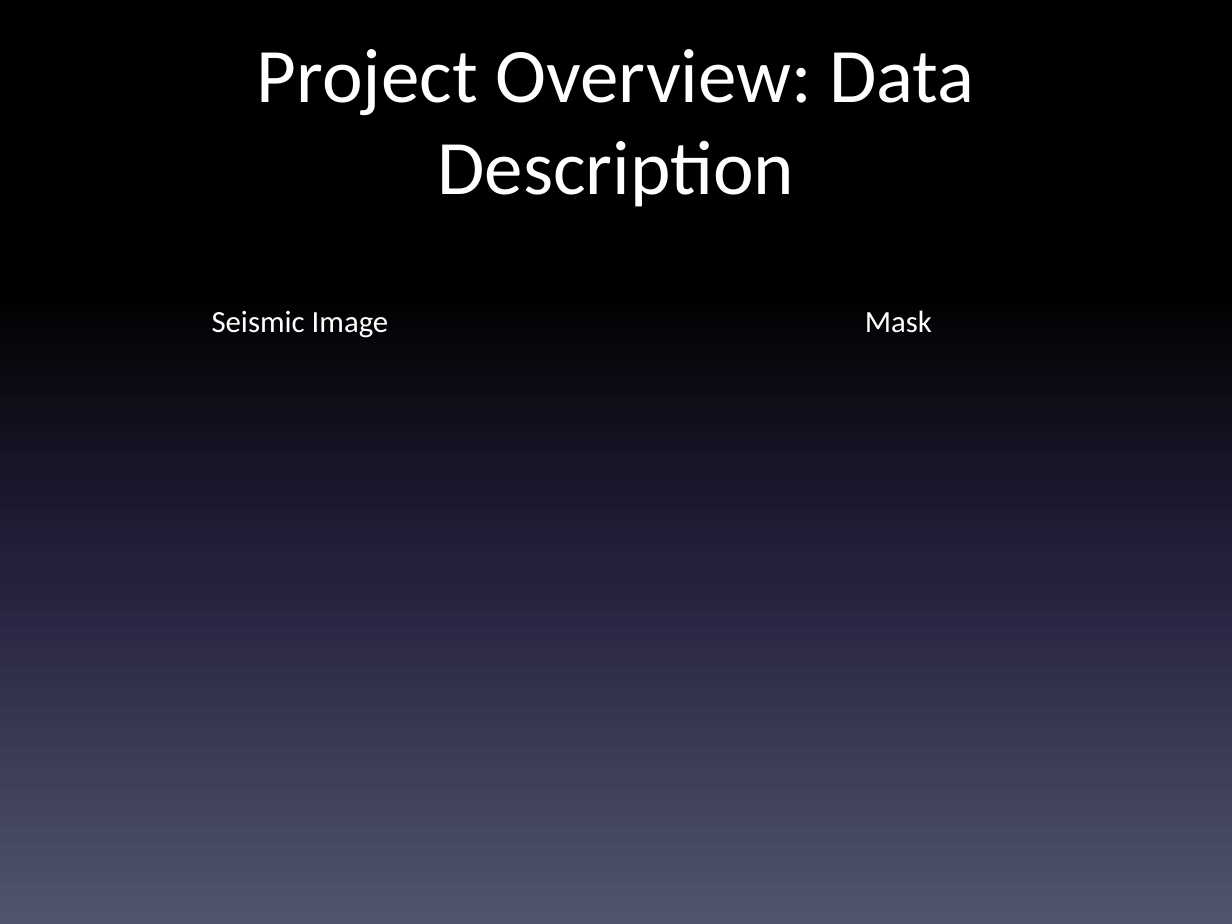
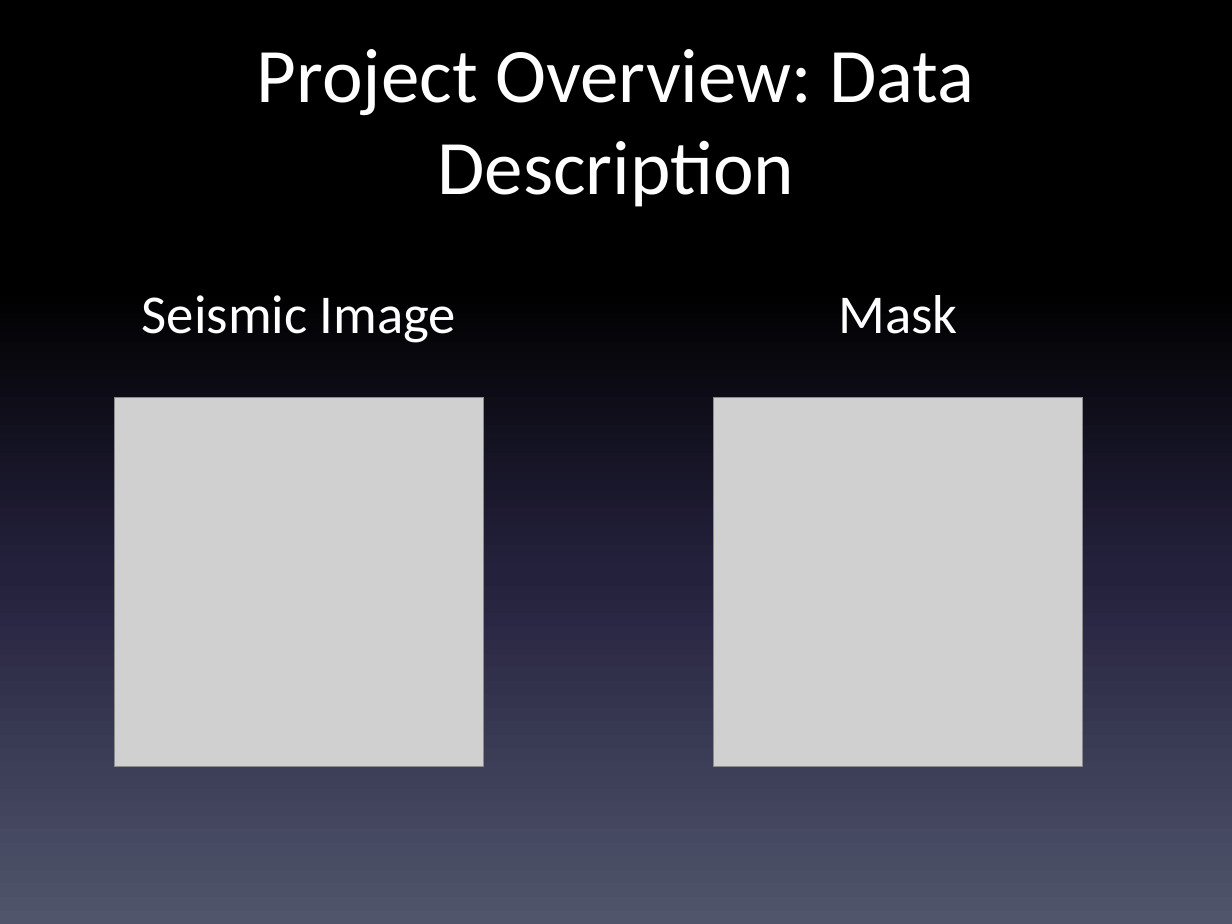
Before and after one commit to clach1225/Salt_Deposit_Identification, a slide deck: slide 4 of Final_Presentation.pptx. Drawn at 1232x924 pixels with LibreOffice and Linux fonts; fonts in the diff are those of the drawing; grey boxes stand for pictures. Boxes give left, top, right and bottom in pixels: in the first picture for what was removed or moved away, otherwise in the second. Text is boxed around its words. In the diff, an @@ line names an element or a change of style, - is before the commit and + after.

```diff
--- a/Final_Presentation.pptx
+++ b/Final_Presentation.pptx
@@ text "Seismic Image": place and size @@
-text "Seismic Image" at (212, 311, 389, 338)
+text "Seismic Image" at (142, 295, 456, 343)
@@ text "Seismic Image" at (142, 295, 456, 343): size 18 to 32 pt @@
@@ text "Mask" at (839, 295, 958, 334): size 18 to 32 pt @@
@@ text "Mask": place and size @@
-text "Mask" at (865, 310, 932, 333)
+text "Mask" at (839, 295, 958, 334)
@@ picture added at (115, 397, 484, 766) @@
@@ picture added at (713, 397, 1083, 766) @@
```
Also in this commit, not shown: 2 other slides changed, 17 slides added.
